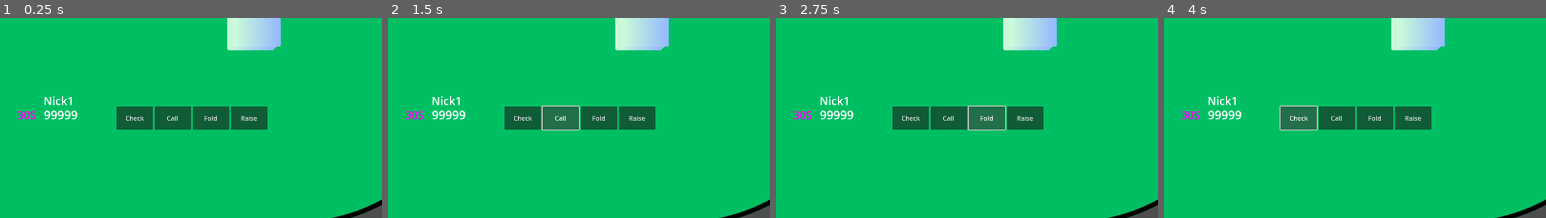
Above: before the commit, frames 1-4 (left to right).
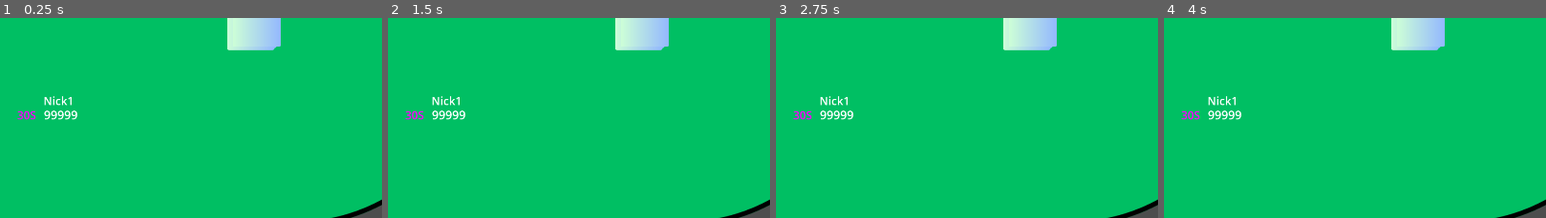
Above: after the commit, the same moments.

Repository: jo-jordan/Holdem
Game: Godot game, scene res://nodes/Room.tscn
The game is run twice, just before and just after one commit, with the same random seed, the same clock (stepped at 60 frames per second) and the same inputs. This scene is started directly instead of the project's main scene.
Inputs (mouse positions are % of the whole screen's width and height, from its top left):
- Up to frame 1 (0.25 s): no input
- Up to frame 2 (1.5 s): click (54, 72) at 0.5 s, where only the run before the commit has a clickable "Check"; click (59, 72) at 1.25 s, where only the run before the commit has a clickable "Call"
- Up to frame 3 (2.75 s): click (64, 72) at 2 s, where only the run before the commit has a clickable "Fold"
- Up to frame 4 (4 s): click (69, 72) at 2.75 s, where only the run before the commit has a clickable "Raise"; click (54, 72) at 3.5 s, where only the run before the commit has a clickable "Check"
The pictures show only the part of the screen within x 36-86%, y 47-96%; the shares and areas given below are measured in that part.

The runs differ from the first frame. In frame 1, 4.3% of the frame differs, in the area x 30-70%, y 44-56%; in frame 2, 4.5%, in the area x 30-70%, y 43-57%; in frame 3, 4.5%; in frame 4, 4.5%.

Commit message:
feat: interact with backend

Diff:
--- a/Main.gd
+++ b/Main.gd
@@ -36,7 +36,7 @@
 	await http_request.request_completed
 
 # Called when the HTTP request is completed.
-func _http_login_completed(result, response_code, headers, body):
+func _http_login_completed(_result, _response_code, _headers, body):
 	var response = JSON.parse_string(body.get_string_from_utf8())
 	Global.playerId = response["playerId"]
 	isLogin = true
@@ -64,6 +64,7 @@
 	Global.playerList = roomInfo["playerInfoList"]
 	Global.roomName = roomInfo["roomName"]
 	Global.gameConfig = roomInfo["gameConfig"]
+	Global.roomId = roomInfo["roomId"]
 	print("_room_joined: ", data)
 
 
@@ -79,6 +80,7 @@
 	Global.playerList = roomInfo["playerInfoList"]
 	Global.roomName = roomInfo["roomName"]
 	Global.gameConfig = roomInfo["gameConfig"]
+	Global.roomId = roomInfo["roomId"]
 	print("_room_created: ", data)
 
 
@@ -98,7 +100,7 @@
 		$AcceptDialog/ItemList.add_item(str(room.roomName, ": ", room.roomId))
 
 
-func _do_join_room(index, p1, p2):
+func _do_join_room(index, _p1, _p2):
 	Global.roomId = roomList[index]["roomId"]
 	var dict = {
 		"type": "ROOM_JOIN",
--- a/Room.gd
+++ b/Room.gd
@@ -3,22 +3,11 @@
 var table = Table.new()
 
 func update_players():
-	var l: Array = []
-	l.pop_front()
-	for index in range(Global.playerList.size()):
-		var player = Global.playerList[index]
-		var playerId = player["playerId"]
-		if Global.playerId == playerId:
-			for i in range(index + 1):
-				var p = Global.playerList.pop_front()
-				Global.playerList.append(p)
-			break
-
 	var seatList: Array[Node] = get_node("Seats").get_children()
 	for index in range(Global.playerList.size()):
 		var seatDest = seatList[index]
 		var player = Global.playerList[index]
-#		seatDest.get_node("Points").text = str(player["chips"])
+		seatDest.get_node("Points").text = str(player["chips"])
 		seatDest.get_node("Nickname").text = str(player["username"])
 		seatDest.get_node("Position").text = str(player["position"])
 
@@ -33,21 +22,6 @@
 		Player.new(6, "test6", 6), \
 	];
 
-func deal_cards_to_players():
-	var deck: DeckUtils = DeckUtils.new()
-	var cardsToDealNode: CardsToDeal = get_node("CardsToDeal")
-	var playerList: Array[Variant] = get_player_list()
-	var seatList: Array[Node] = get_node("Seats").get_children()
-
-	var delay = 0.0
-	for times in range(0, 2):
-		for player in playerList:
-			var p: Player = player as Player
-			var seatDest = seatList[p.seat - 1]
-			var cardIndex = deck.deal()
-			cardsToDealNode.deal_to_player(cardIndex, seatDest, delay)
-			delay += 0.5
-
 
 func deal_flop():
 	var deck = DeckUtils.new()
@@ -75,45 +49,95 @@
 	var cardIndex = deck.deal()
 	cardsToDealNode.deal_river_card(cardIndex, cardsOnDeck, delay)
 
-
-func _on_room_info_update(data):
-	var roomInfo = data["roomInfo"]
+func _update_room_info(roomInfo):
 	Global.playerList = roomInfo["playerInfoList"]
 	Global.roomName = roomInfo["roomName"]
 	Global.gameConfig = roomInfo["gameConfig"]
-	print("_room_joined: ", data)
+	print("_on_room_info_update: ", roomInfo)
 
 	update_players()
+
+func _on_room_info_update(data):
+	var roomInfo = data["roomInfo"]
+	_update_room_info(roomInfo)
 
 func _on_game_ready(data):
 	print("_on_game_ready: ", data)
 
-func _on_game_start(data):
+func _on_game_start(_data):
 	$Popup.visible = true
 	$Popup/Label.text = "GAME START!"
 
 func _on_game_update_bet(data):
 	print("_on_game_update_bet: ", data)
+	_update_room_info(data["roomInfo"])
+	var seatList: Array[Node] = get_node("Seats").get_children()
+	var seatDest = seatList[0]
+	var optionContainer: BoxContainer = seatDest.get_node("OptionContainer")
+	if data["playerId"] == Global.playerId:
+		optionContainer.visible = true
+		for child in optionContainer.get_children():
+			child.visible = false
+		for option in data["operationList"][Global.playerId]:
+			if option == "CHECK":
+				optionContainer.get_node("CheckButton").visible = true
+			if option == "CALL":
+				optionContainer.get_node("CallButton").visible = true
+			if option == "FOLD":
+				optionContainer.get_node("FoldButton").visible = true
+			if option == "RAISE":
+				optionContainer.get_node("RaiseButton").visible = true
+			if option == "ALL_IN":
+				optionContainer.get_node("All-InButton").visible = true
+
+	else:
+		optionContainer.visible = false
 
 func _on_game_deal_player_cards(data):
+	var cardsToDealNode: CardsToDeal = get_node("CardsToDeal")
+	var playerList: Array[Variant] = get_player_list()
+	var seatList: Array[Node] = get_node("Seats").get_children()
+
+	var delay = 0.0
+	for times in range(0, 2):
+		for index in range(Global.playerList.size()):
+			var player = Global.playerList[index]
+			var seatDest = seatList[index]
+			if player["playerId"] == Global.playerId:
+				var cardIndex = data["cards"][times]["id"]
+				cardsToDealNode.deal_to_player(cardIndex, seatDest, delay)
+			else:
+				cardsToDealNode.deal_to_player(53, seatDest, delay)
+			delay += 0.5
+
 	print("_on_game_deal_player_cards: ", data)
-	var seatList: Array[Node] = get_node("Seats").get_children()
-	for index in range(Global.playerList.size()):
-		var seatDest = seatList[index]
-		var player = Global.playerList[index]
-#		seatDest.get_node("Points").text = str(player["chips"])
-		seatDest.get_node("CardList").text = str(player["username"])
-
+
+
+func _deal_to_table(cards):
+	var cardsToDealNode: CardsToDeal = get_node("CardsToDeal")
+	var cardsOnDeck = get_node("CardsOnDeck")
+	for times in range(cards.size()):
+		var cardIndex = cards[times]["id"]
+		cardsToDealNode.deal_flop_card(cardIndex, cardsOnDeck, 0)
 
 
 func _on_game_deal_flop_cards(data):
 	print("_on_game_deal_flop_cards: ", data)
 
+	var cards = data["cards"]
+	_deal_to_table(cards)
+
 func _on_game_deal_turn_cards(data):
 	print("_on_game_deal_turn_cards: ", data)
 
+	var cards = data["cards"]
+	_deal_to_table(cards)
+
 func _on_game_deal_river_cards(data):
 	print("_on_game_deal_river_cards: ", data)
+
+	var cards = data["cards"]
+	_deal_to_table(cards)
 
 func _on_game_result(data):
 	print("_on_game_result: ", data)
@@ -146,14 +170,68 @@
 #	deal_turn()
 #	deal_river()
 
-# Called every frame. 'delta' is the elapsed time since the previous frame.
-func _process(delta):
-	pass
-
 
 func _on_exit_button_pressed():
 	var dict = {
 		"type": "ROOM_LEAVE",
+		"roomId": Global.roomId,
 	}
 	NetworkHub.send(dict)
 	queue_free()
+
+func _hide_option_container():
+	var seatList: Array[Node] = get_node("Seats").get_children()
+	var seatDest = seatList[0]
+	var optionContainer: BoxContainer = seatDest.get_node("OptionContainer")
+	optionContainer.visible = false
+
+func _on_check_button_pressed():
+	var dict = {
+		"type": "GAME_BET",
+		"betType": "CHECK",
+		"roomId": Global.roomId
+	}
+	NetworkHub.send(dict)
+	_hide_option_container()
+
+
+
+func _on_call_button_pressed():
+	var dict = {
+		"type": "GAME_BET",
+		"betType": "CALL",
+		"roomId": Global.roomId
+	}
+	NetworkHub.send(dict)
+	_hide_option_container()
+
+
+func _on_fold_button_pressed():
+	var dict = {
+		"type": "GAME_BET",
+		"betType": "FOLD",
+		"roomId": Global.roomId
+	}
+	NetworkHub.send(dict)
+	_hide_option_container()
+
+
+func _on_raise_button_pressed():
+	var dict = {
+		"type": "GAME_BET",
+		"betType": "RAISE",
+		"betAmount": 1000, ## TODO
+		"roomId": Global.roomId
+	}
+	NetworkHub.send(dict)
+	_hide_option_container()
+
+
+func _on_all_in_button_pressed():
+	var dict = {
+		"type": "GAME_BET",
+		"betType": "ALL_IN",
+		"roomId": Global.roomId
+	}
+	NetworkHub.send(dict)
+	_hide_option_container()
--- a/nodes/CardsToDeal.gd
+++ b/nodes/CardsToDeal.gd
@@ -3,7 +3,7 @@
 class_name CardsToDeal
 
 func create_card_texture_rect(card_index: int) -> TextureRect:
-	var image_index = GameConstants.CARD_INDEX_TO_IMAGE_INDEX[card_index]
+	var image_index = card_index
 	var textureRect: TextureRect = TextureRect.new()
 	textureRect.texture = load(str("res://assets/cards/", image_index, ".png"))
 	return textureRect
--- a/nodes/Room.tscn
+++ b/nodes/Room.tscn
@@ -69,6 +69,7 @@
 text = "Nick1"
 
 [node name="OptionContainer" type="HBoxContainer" parent="Seats/Seat1"]
+visible = false
 anchors_preset = 15
 anchor_right = 1.0
 anchor_bottom = 1.0
@@ -100,6 +101,11 @@
 layout_mode = 2
 size_flags_horizontal = 3
 text = "Raise"
+
+[node name="All-InButton" type="Button" parent="Seats/Seat1/OptionContainer"]
+layout_mode = 2
+size_flags_horizontal = 3
+text = "All-In"
 
 [node name="Position" type="Label" parent="Seats/Seat1"]
 offset_left = 34.0
@@ -310,3 +316,8 @@
 offset_bottom = 23.0
 
 [connection signal="pressed" from="Button" to="." method="_on_exit_button_pressed"]
+[connection signal="pressed" from="Seats/Seat1/OptionContainer/CheckButton" to="." method="_on_check_button_pressed"]
+[connection signal="pressed" from="Seats/Seat1/OptionContainer/CallButton" to="." method="_on_call_button_pressed"]
+[connection signal="pressed" from="Seats/Seat1/OptionContainer/FoldButton" to="." method="_on_fold_button_pressed"]
+[connection signal="pressed" from="Seats/Seat1/OptionContainer/RaiseButton" to="." method="_on_raise_button_pressed"]
+[connection signal="pressed" from="Seats/Seat1/OptionContainer/All-InButton" to="." method="_on_all_in_button_pressed"]
--- a/project.godot
+++ b/project.godot
@@ -24,7 +24,6 @@
 
 window/size/viewport_width=1920
 window/size/viewport_height=1080
-window/size/always_on_top=true
 window/stretch/mode="viewport"
 
 [rendering]
--- a/scripts/NetworkHub.gd
+++ b/scripts/NetworkHub.gd
@@ -20,15 +20,12 @@
 	timer.process_callback = Timer.TIMER_PROCESS_PHYSICS
 	timer.start()
 
-func _room_searched(data):
-	pass
-
 func connect_to_ws():
 	var headers = PackedStringArray([str("X-Player-Id:", Global.playerId)])
 	scoket_game.set_handshake_headers(headers)
 	scoket_game.connect_to_url(websocket_game_url)
 
-func _process(delta):
+func _process(_delta):
 	_game_process()
 
 func _game_process():
--- a/scripts/entity/Player.gd
+++ b/scripts/entity/Player.gd
@@ -8,8 +8,8 @@
 var no: int
 var chips: int
 
-func _init(seat: int, username: String, no: int, is_self: bool = false):
-	self.username = username
-	self.seat = seat
-	self.is_self = is_self
-	self.no = no
+func _init(s: int, u: String, n: int, i_s: bool = false):
+	self.username = u
+	self.seat = s
+	self.is_self = i_s
+	self.no = n
